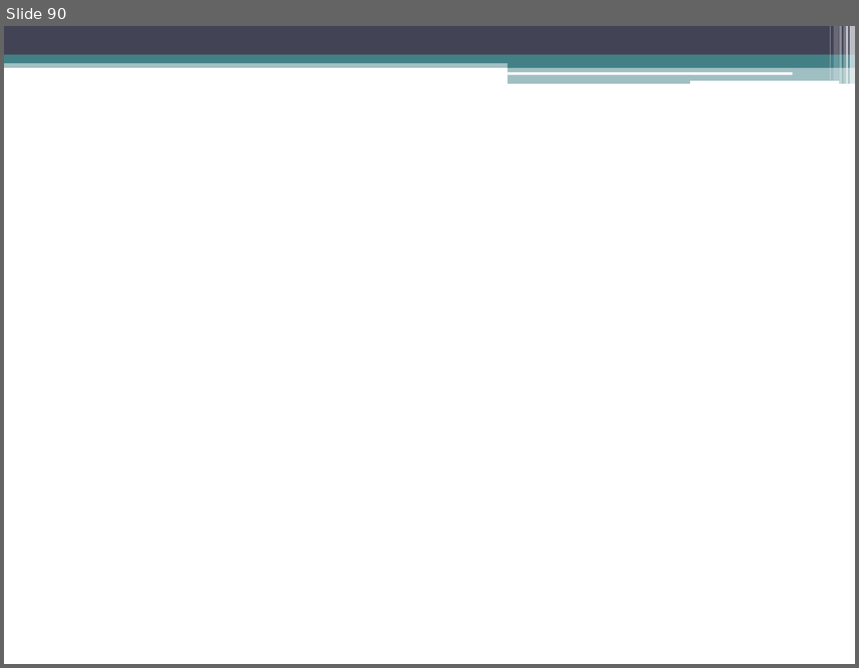
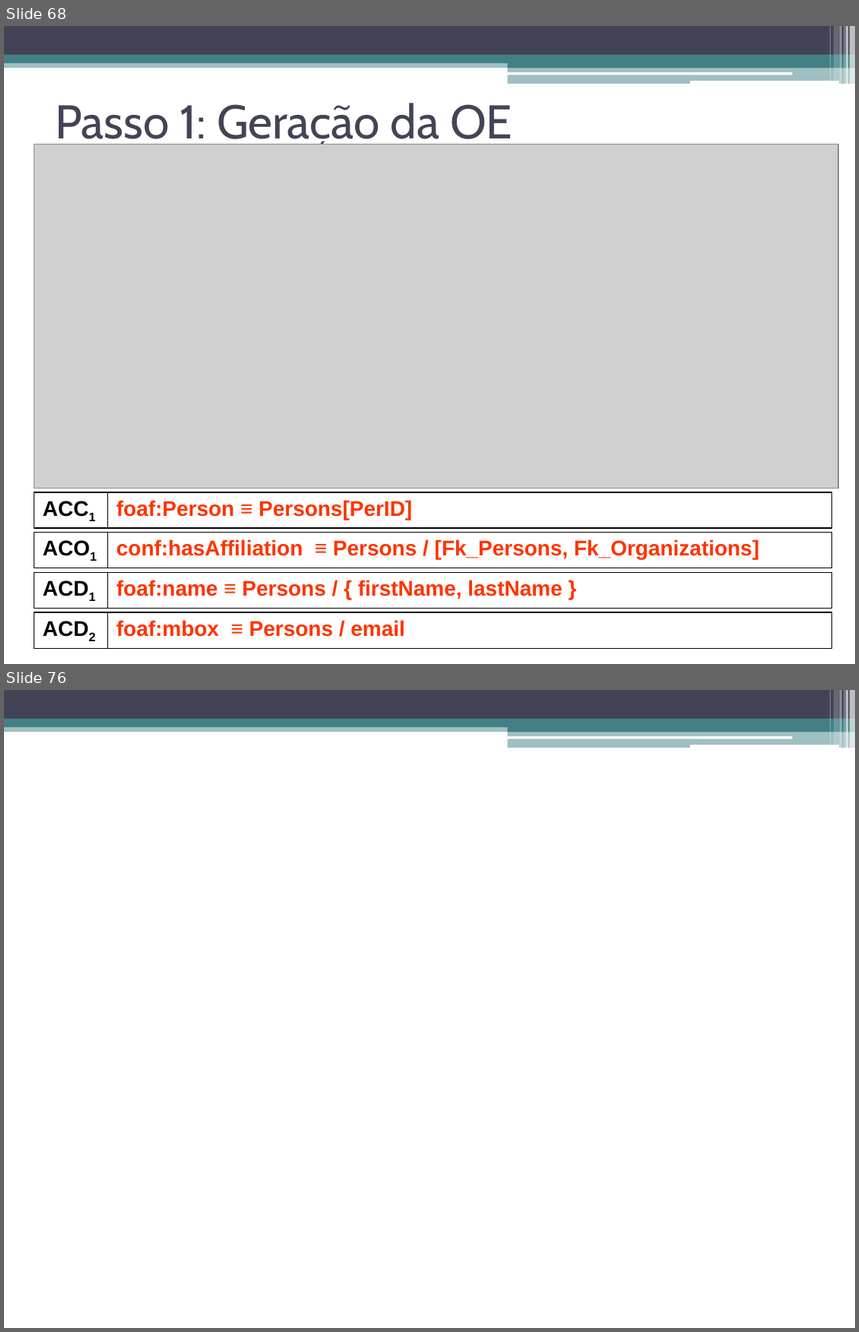
Before and after one commit to luiseufrasio/mestrado-ufc-eufrasio, a slide deck: dissertação/dissertacao_eufrasio-slides.pptx. Shown one above the other, each under a label of ours: slide 90 before the commit, slides 68 and 76 after it; the slides between them are not shown. The pictures are 859x668 and 859x1332 pixels, drawn with LibreOffice and Linux fonts; fonts in the diff are those of the drawing; grey boxes stand for pictures. Boxes give left, top, right and bottom in pixels: in the first picture for what was removed or moved away, otherwise in the second. Text is boxed around its words. In the diff, an @@ line names an element or a change of style, - is before the commit and + after.

```diff
--- a/dissertação/dissertacao_eufrasio-slides.pptx
+++ b/dissertação/dissertacao_eufrasio-slides.pptx
@@ slide 68 added at bbox=[4, 26, 855, 664], background #FFFFFF; not listed: 13 template elements that a slide beside it also shows @@
@@ title added at bbox=[55, 103, 512, 150], 40 pt, text #424456 @@
+Passo 1: Geração da OE
@@ picture added at bbox=[34, 145, 838, 489] @@
@@ table added at bbox=[34, 493, 832, 527], 1 rows, 2 columns @@
+ACC1 | foaf:Person ≡ Persons[PerID]
@@ table added at bbox=[34, 532, 832, 566], 1 rows, 2 columns @@
+ACO1 | conf:hasAffiliation ≡ Persons / [Fk_Persons, Fk_Organizations]
@@ table added at bbox=[34, 572, 832, 607], 1 rows, 2 columns @@
+ACD1 | foaf:name ≡ Persons / { firstName, lastName }
@@ table added at bbox=[34, 613, 832, 646], 1 rows, 2 columns @@
+ACD2 | foaf:mbox ≡ Persons / email
@@ what was slide 90 is now slide 76 @@
```
Also in this commit, not shown: 9 other slides added, 24 slides removed, 2 other files.
